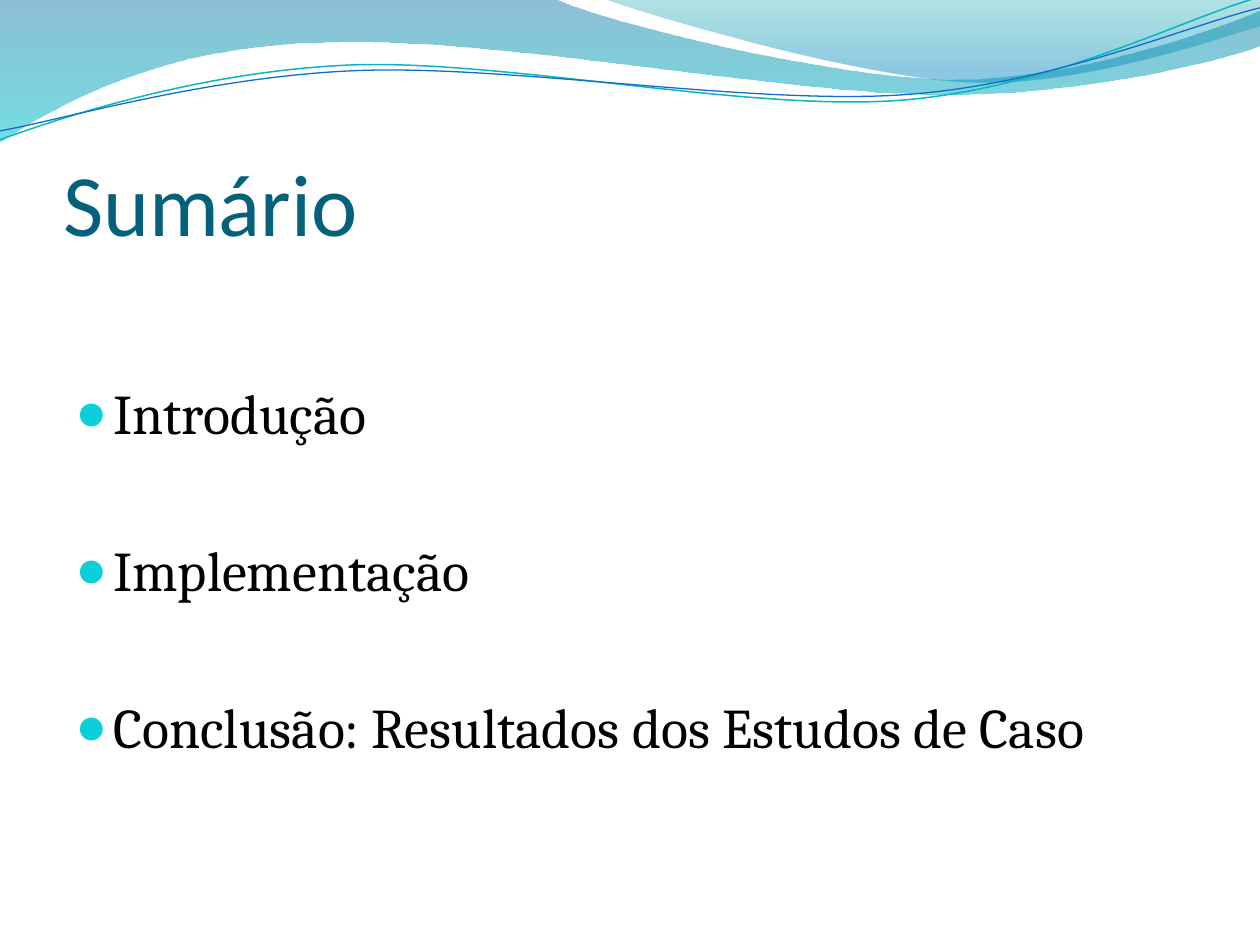
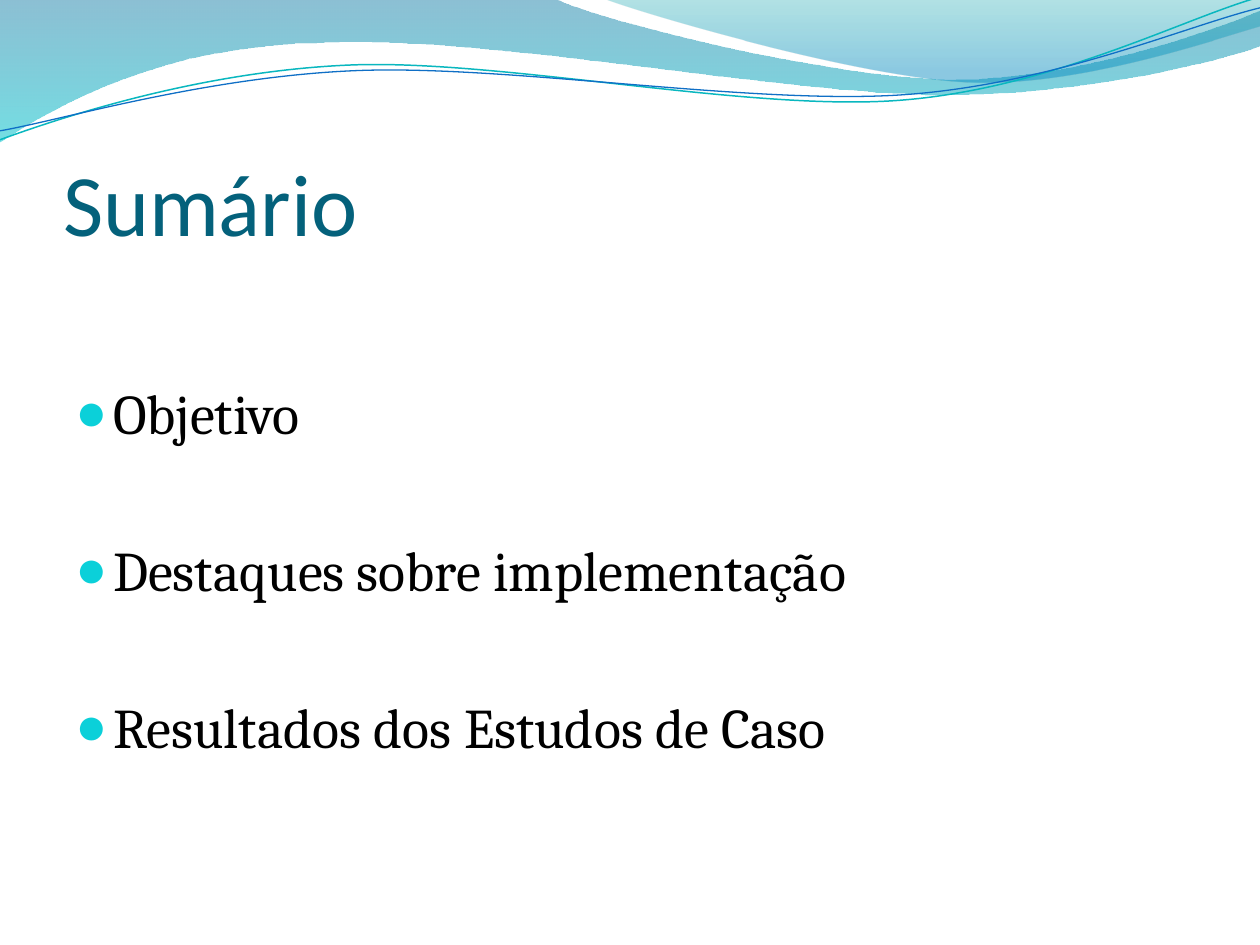
Before and after one commit to jonathanaugusto/grafos2011, a slide deck: slide 2 of apresentacao2.pptx. Drawn at 1260x945 pixels with LibreOffice and Linux fonts; fonts in the diff are those of the drawing; background and template pictures are left out. Boxes give left, top, right and bottom in pixels: in the first picture for what was removed or moved away, otherwise in the second. Text is boxed around its words. In the diff, an @@ line names an element or a change of style, - is before the commit and + after.

```diff
--- a/apresentacao2.pptx
+++ b/apresentacao2.pptx
@@ text at bbox=[113, 395, 846, 749]: text changed @@
-● Introdução
-● Implementação
-● Conclusão: Resultados dos Estudos de Caso
+● Objetivo
+● Destaques sobre implementação
+● Resultados dos Estudos de Caso
```
Also in this commit, not shown: 11 other slides changed, 6 slides added, 5 slides removed, 5 other files.
